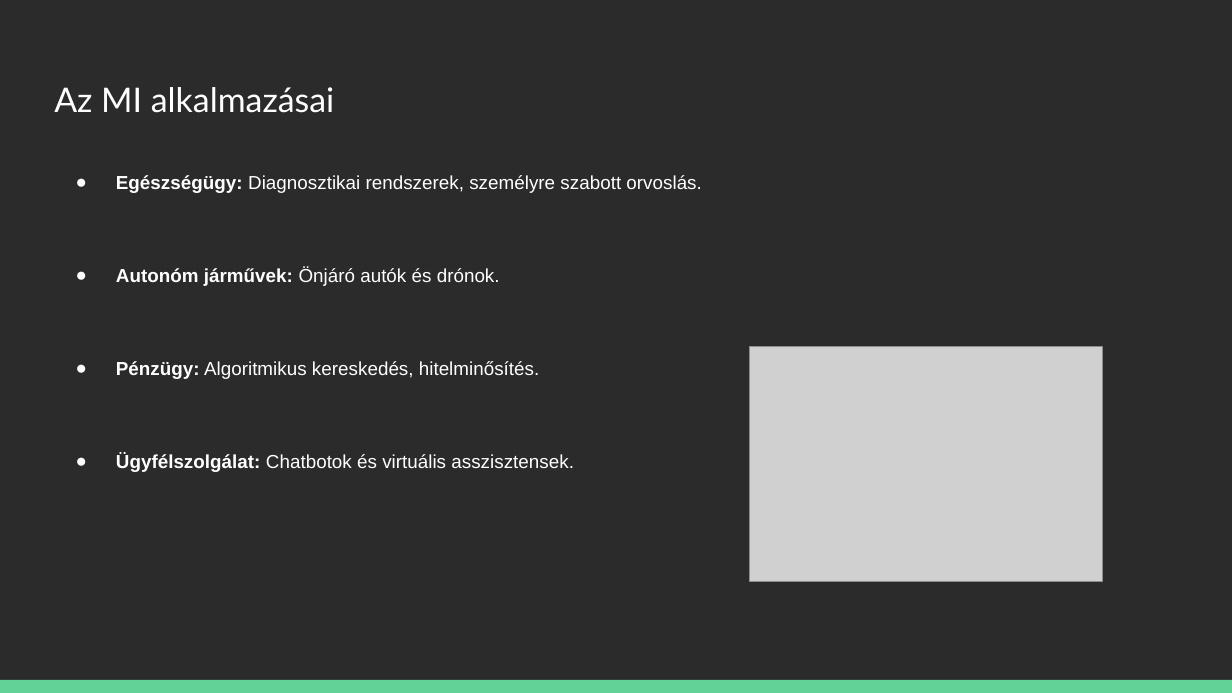
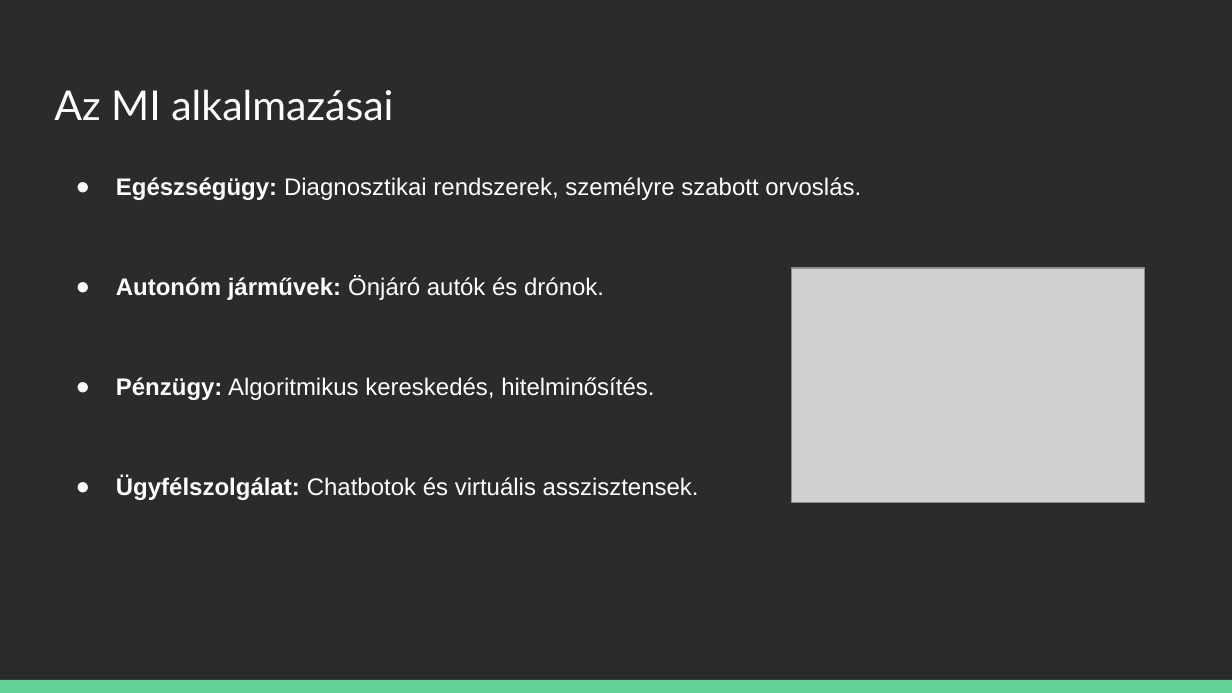
Before and after one commit to kizsi2024/12I-SZ, a slide deck: slide 10 of Potyondi Zsombor/A Mesterséges Intelligencia Történelme.pptx. Drawn at 1232x693 pixels with LibreOffice and Linux fonts; fonts in the diff are those of the drawing; grey boxes stand for pictures; background and template pictures are left out; a plain dark background stands for a picture behind light text. Boxes give left, top, right and bottom in pixels: in the first picture for what was removed or moved away, otherwise in the second. Text is boxed around its words. In the diff, an @@ line names an element or a change of style, - is before the commit and + after.

```diff
--- a/Potyondi Zsombor/A Mesterséges Intelligencia Történelme.pptx
+++ b/Potyondi Zsombor/A Mesterséges Intelligencia Történelme.pptx
@@ title "Az MI alkalmazásai" at (54, 89, 393, 121): size 19.8 to 24 pt @@
@@ text "Egészségügy: Diagnosztikai rendszerek, személyre szabott ..." at (116, 177, 861, 500): size 11 to 14 pt @@
@@ picture: place and size @@
-picture at (749, 346, 1101, 582)
+picture at (792, 269, 1145, 504)
```
Also in this commit, not shown: 11 other slides changed.
